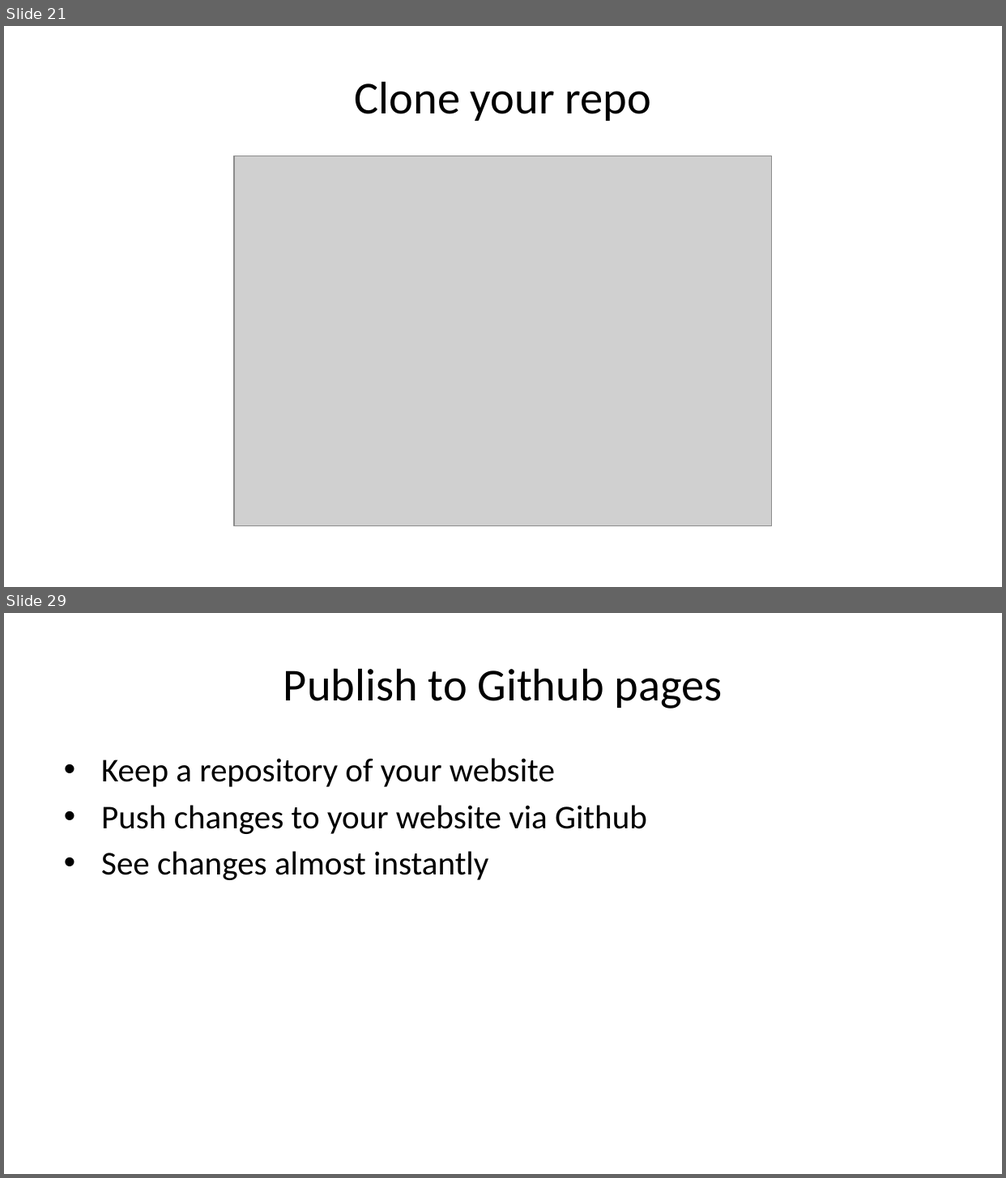
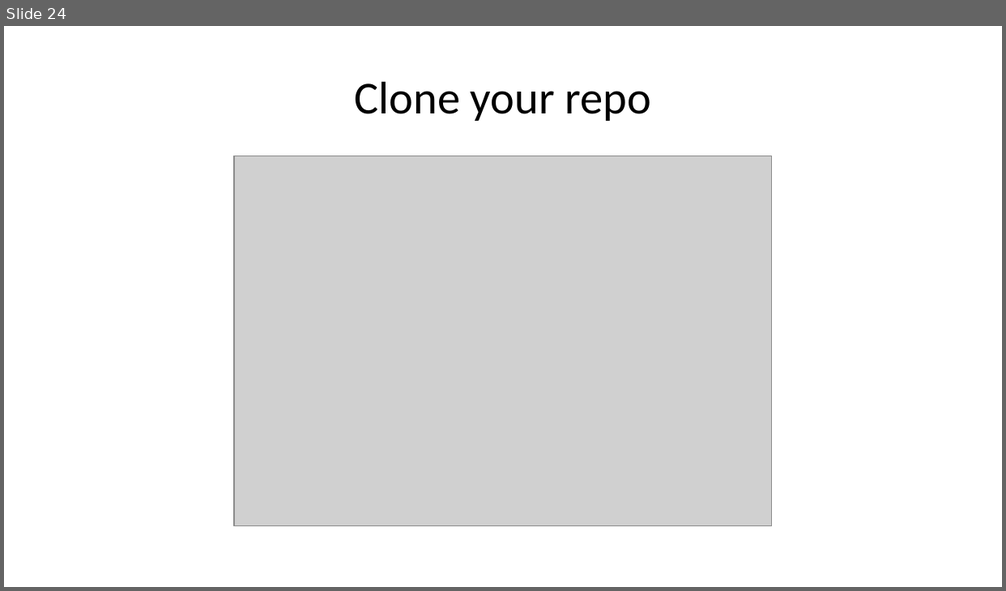
Before and after one commit to jrspringman/psci3200-globaldev, a slide deck: docs/slides/lees-git.pptx. Shown one above the other, each under a label of ours: slides 21 and 29 before the commit, slide 24 after it; the slides between them are not shown. The pictures are 1006x1178 and 1006x591 pixels, drawn with LibreOffice and Linux fonts; fonts in the diff are those of the drawing; grey boxes stand for pictures. Boxes give left, top, right and bottom in pixels: in the first picture for what was removed or moved away, otherwise in the second. Text is boxed around its words. In the diff, an @@ line names an element or a change of style, - is before the commit and + after.

```diff
--- a/docs/slides/lees-git.pptx
+++ b/docs/slides/lees-git.pptx
@@ slide 29 removed at [4,613,1002,1174], background #FFFFFF @@
@@ title removed at [283,668,722,709] @@
-Publish to Github pages
@@ text removed at [101,758,647,880] @@
-• Keep a repository of your website
-• Push changes to your website via Github
-• See changes almost instantly
@@ what was slide 21 is now slide 24 @@
```
Also in this commit, not shown: 8 slides changed, 11 slides added, 20 other slides removed, 16 other files.
